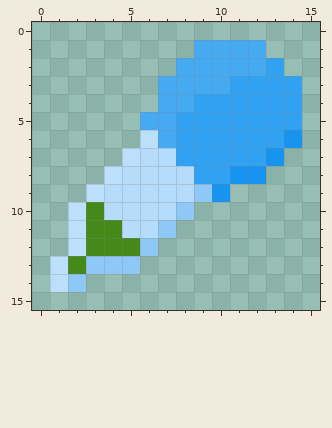
One commit to this pixel-art sprite: res/images/color picker x2.png. That is the earlier state.
The file is 32x32 pixels, drawn in blocks of 2x2; one block is one cell here.
Once edited:
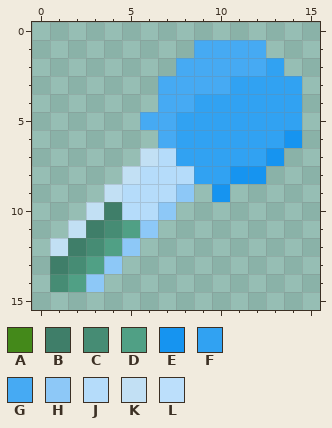
Palette (. is transparent): A #44891a  B #3f7e69  C #468c74  D #50a085  E #1694f0  F #31a2f2  G #46aaf3  H #8dc8f7  J #b5dcfa  K #c2e0f4  L #bcdffb
Diff:
y 6: x 6 L -> .
y 7: x 5..6 LJ -> .K
y 8: x 4..5 LJ -> .K
y 9: x 3..4 LJ -> .K; x 8..9 JH -> H.
y 10: x 2..4 LAJ -> .KB; x 7..8 JH -> H.
y 11: x 2..7 LAAJJH -> KBCDH.
y 12: x 1..6 .LAAAH -> KBCDH.
y 13: x 1..3 LAH -> BCD; x 5 H -> .
y 14: x 1..3 LH. -> CDH
Where, in picture pixels (left, top, right, bottom), the same in both pictures:
changed: (50, 130, 212, 292)
